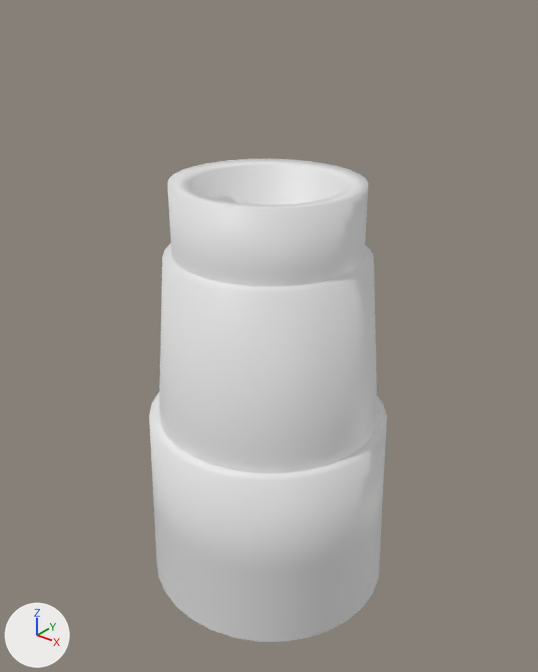
The COLLADA model art/meshes/structural/lusi_wall_tower.dae as it was, and as the next commit left it.
Both versions are drawn from a camera (50 mm lens) standing at (24.0, -29.5, 24.4) and looking at (0.4, 0.1, 6.1). The lights are fixed; the arrows at lower left show +X, +Y and +Z. Materials are left out; every surface is plain grey. Where no turn or scale is listed for an object, it has been applied to the vertices.

The first picture shows 'tower_wall'.
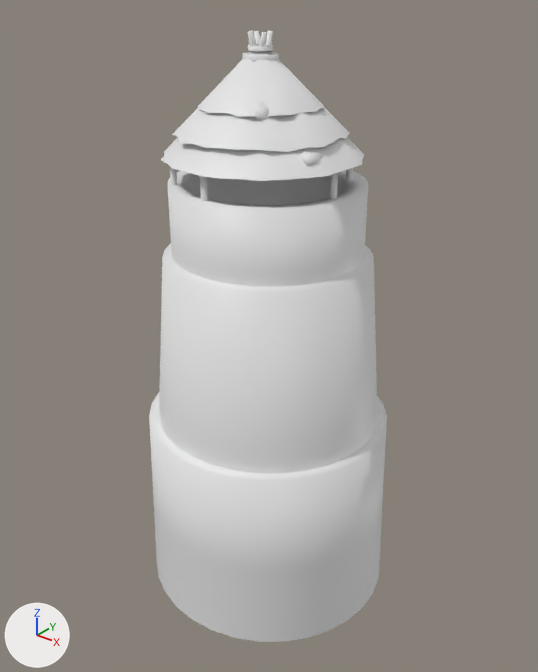
Boxes [x1, y1, x2, y2] around the edits, measured in the pictures (538 x 672 px):
'tower_wall', reshaped (27% taller)
    before: [149, 159, 387, 642]
    after: [149, 30, 387, 642]
part 1 of me_cilindro_015, added
    after: [161, 30, 364, 201]

Diff of the bpy script that builds the scene:
```diff
--- a/art/meshes/structural/lusi_wall_tower.dae.py
+++ b/art/meshes/structural/lusi_wall_tower.dae.py
@@ me_cilindro_015 @@
 # used by ob_tower_wall; location = (0.0, 0.0, 0.0)
-me_cilindro_015.from_pydata(...)  # 587 vertices, 904 faces; spans x -7.0..7.6, y -7.1..7.2, z -9.8..14.9
+me_cilindro_015.from_pydata(...)  # 990 vertices, 1456 faces; spans x -7.0..7.6, y -7.1..7.2, z -9.8..22.0
+# me_cilindro_015 part 1: 403 vertices added at x -5.0..5.1, y -5.2..4.9, z 14.4..22.0
```
